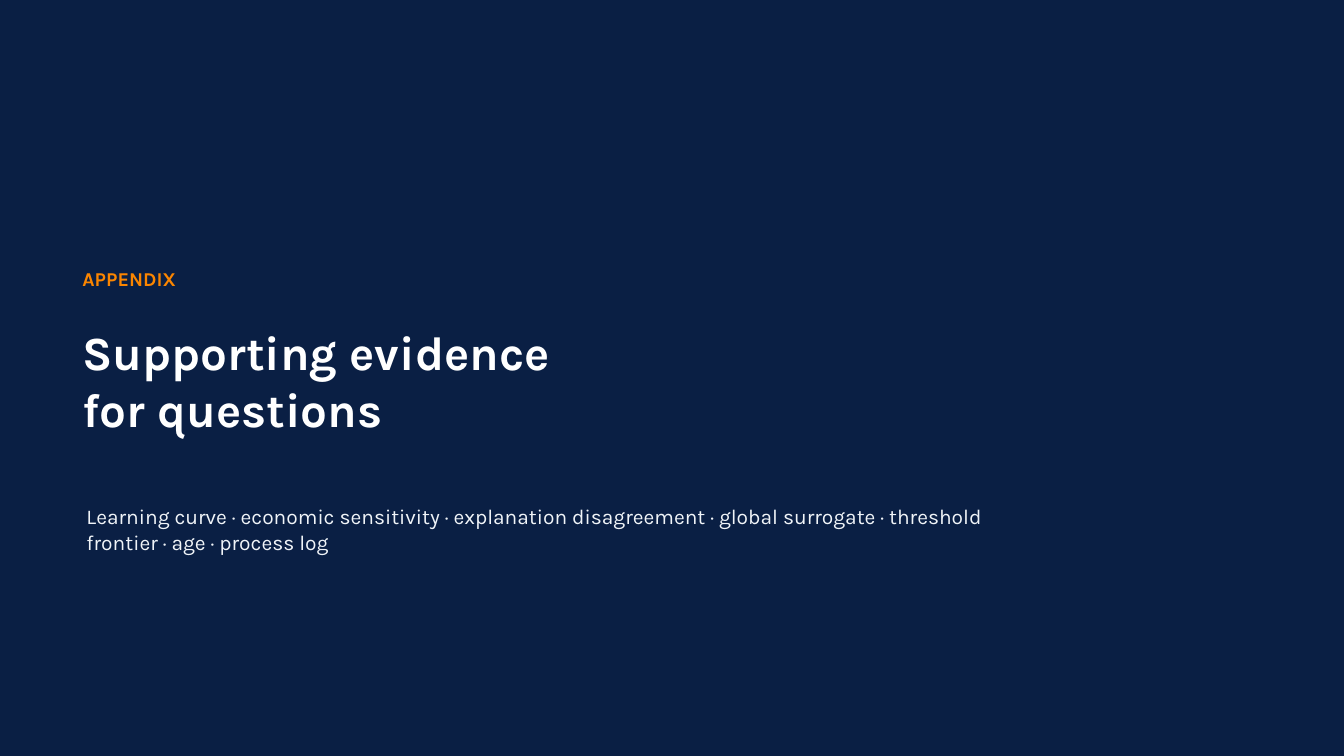
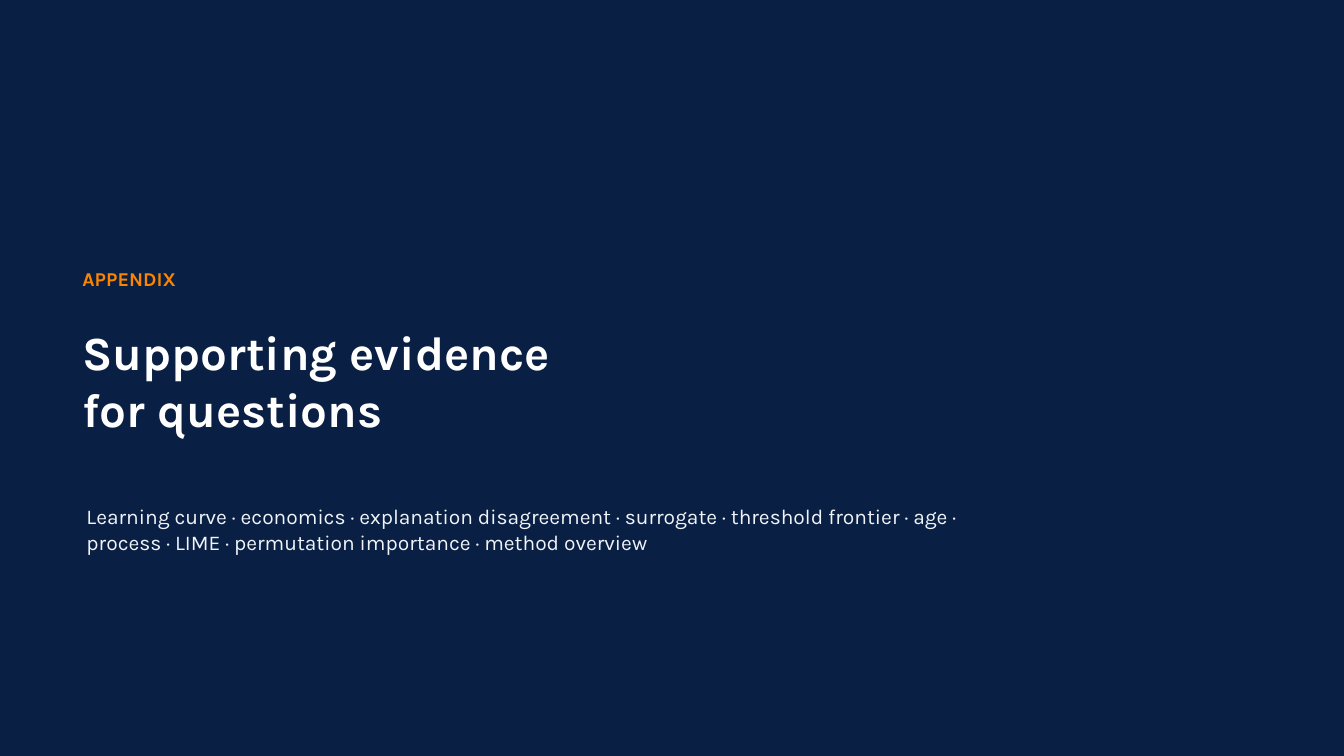
Before and after one commit to RyanBalech/recidivism-forecasting-analysis, a slide deck: slide 21 of reports/ISAF_Recidivism_Presentation.pptx. Drawn at 1344x756 pixels with LibreOffice and Linux fonts; fonts in the diff are those of the drawing. Boxes give left, top, right and bottom in pixels: in the first picture for what was removed or moved away, otherwise in the second. Text is boxed around its words. In the diff, an @@ line names an element or a change of style, - is before the commit and + after.

```diff
--- a/reports/ISAF_Recidivism_Presentation.pptx
+++ b/reports/ISAF_Recidivism_Presentation.pptx
@@ text at <box>86,509,947,555</box>: text changed @@
-Learning curve · economic sensitivity · explanation disagreement · global surrogate · threshold frontier · age · process log
+Learning curve · economics · explanation disagreement · surrogate · threshold frontier · age · process · LIME · permutation importance · method overview
```
Also in this commit, not shown: 1 other slide changed, 3 slides added, 11 other files.
